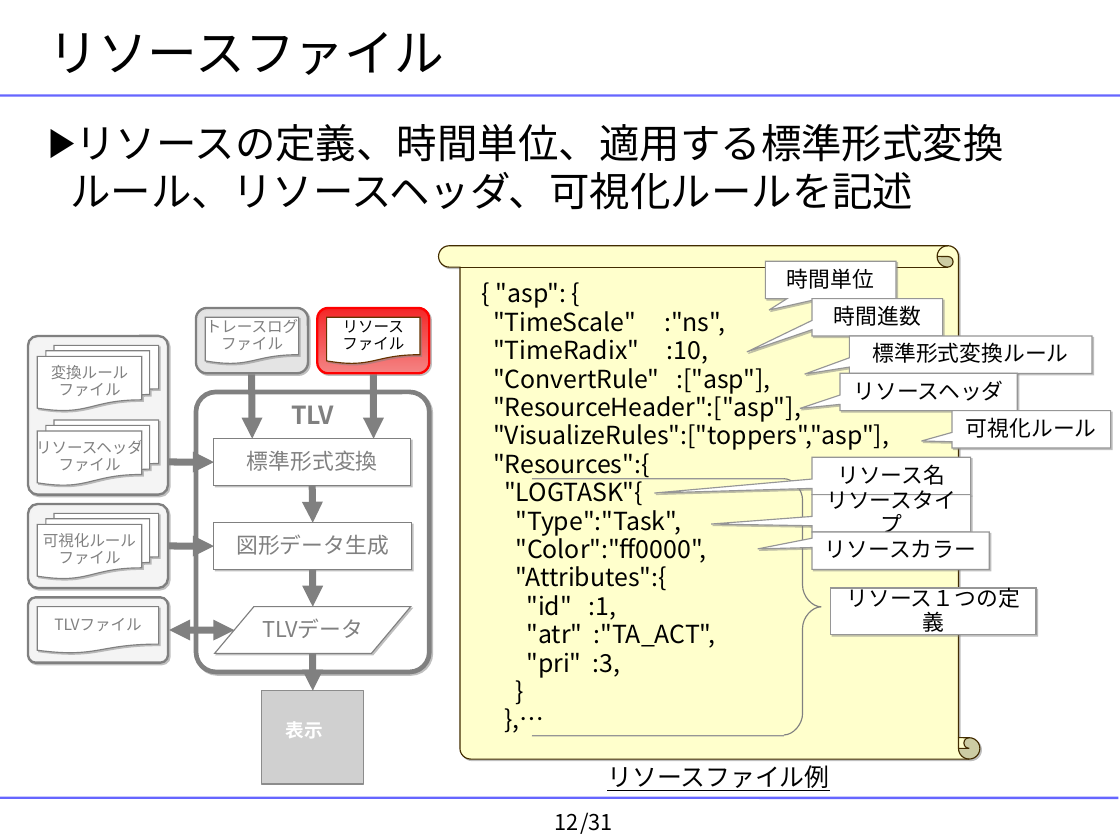
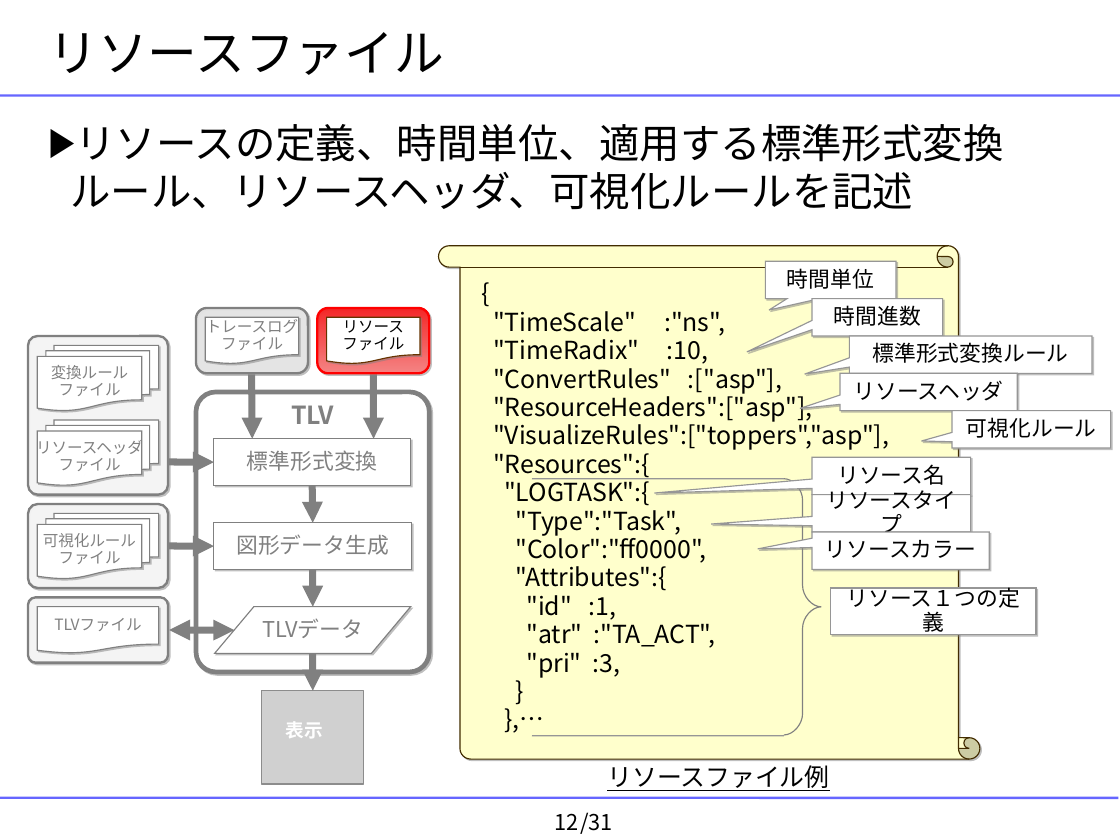
Before and after one commit to YixiaoLi/tlv4mc, a slide deck: slide 12 of doc/masterThesis/2008/goto/goto-thesis-slide.ppt. Drawn at 1120x840 pixels with LibreOffice and Linux fonts; fonts in the diff are those of the drawing; grey boxes stand for pictures; background and template pictures are left out. Boxes give left, top, right and bottom in pixels: in the first picture for what was removed or moved away, otherwise in the second. Text is boxed around its words. In the diff, an @@ line names an element or a change of style, - is before the commit and + after.

```diff
--- a/doc/masterThesis/2008/goto/goto-thesis-slide.ppt
+++ b/doc/masterThesis/2008/goto/goto-thesis-slide.ppt
@@ text in vertical scroll at [496,282,567,308]: text changed @@
-{ "asp": {
+{
@@ text in vertical scroll at [493,362,812,422]: text changed @@
-"ConvertRule" :["asp"],
-"ResourceHeader":["asp"],
+"ConvertRules" :["asp"],
+"ResourceHeaders":["asp"],
@@ text in vertical scroll at [504,476,650,506]: text changed @@
-"LOGTASK"{
+"LOGTASK":{
```
Also in this commit, not shown: 3 other slides changed, 12 other files.
